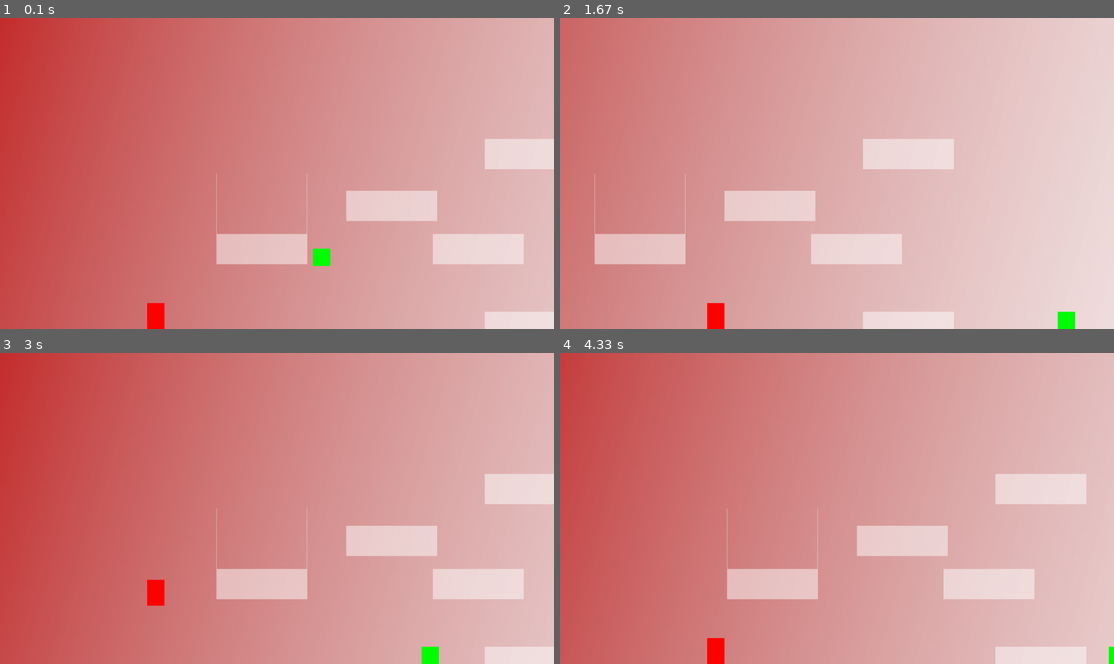
Above: before the commit, frames 1-4 (two rows, left to right).
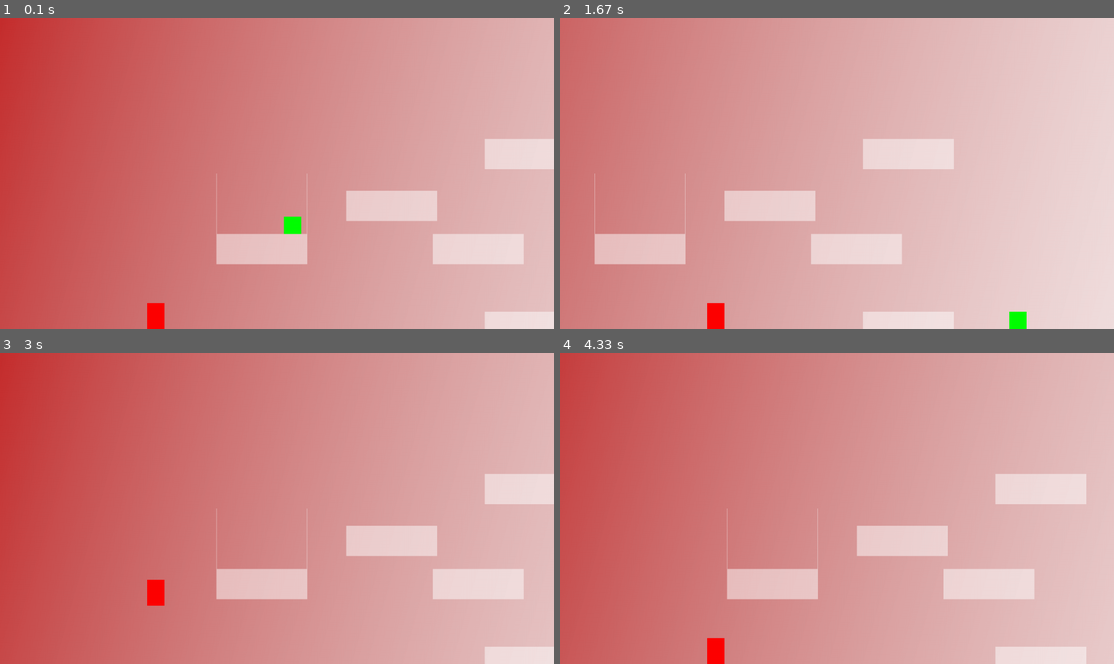
Above: after the commit, the same moments.

Repository: FlyingEwok/pygameRST
Game: pygame game, started from game.py
The game is run twice, just before and just after one commit, with the same random seed, the same clock (stepped at 60 frames per second) and the same inputs.
Inputs:
- Up to frame 1 (0.1 s): no input
- Up to frame 2 (1.67 s): hold Right 0.33-0.8 s; hold Up 0.83-1.13 s; hold Right 1.17-1.63 s
- Up to frame 3 (3 s): hold Left 1.67-2.2 s; hold Left 2.23-2.63 s; hold Up from 2.67 s (still down)
- Up to frame 4 (4.33 s): release Up at 3.03 s; hold Right 3.07-3.7 s; hold Left 3.73-4.2 s; hold Right from 4.23 s (still down)

The runs differ from the first frame. In frame 1, 0.4% of the frame differs, in the area x 51-60%, y 63-80%; in frame 2, 0.4%; in frame 3, 0.2%; in frame 4, less than 0.1%.

Commit message:
worked more on enemy

Diff:
--- a/enemyclass.py
+++ b/enemyclass.py
@@ -39,13 +39,23 @@
         # Move left/right
         self.rect.x += self.change_x
 
+
         # See if we hit anything
+
         block_hit_list = pygame.sprite.spritecollide(self, self.level.platform_list, False)
+        block_hit_list1 = pygame.sprite.spritecollide(self, self.level.hitmarker_list, False)
+
+        print(block_hit_list)
+        print(block_hit_list1)
+        for x in block_hit_list1:
+            block_hit_list.append(x)
+
+
         for block in block_hit_list:
             # If we are moving right,
             # set our right side to the left side of the item we hit
             if self.change_x > 0:
-                self.rect.right = block.rect.left
+                #self.rect.right = block.rect.left
                 self.change_x = -2
             elif self.change_x < 0:
                 # Otherwise if we are moving left, do the opposite.
--- a/main.py
+++ b/main.py
@@ -38,7 +38,7 @@
 
     player.rect.x = 340
     player.rect.y = SCREEN_HEIGHT - player.rect.height
-    enemy.rect.x = 709
+    enemy.rect.x = 666
     enemy.rect.y = 520
     active_sprite_list.add(player, enemy)
 
